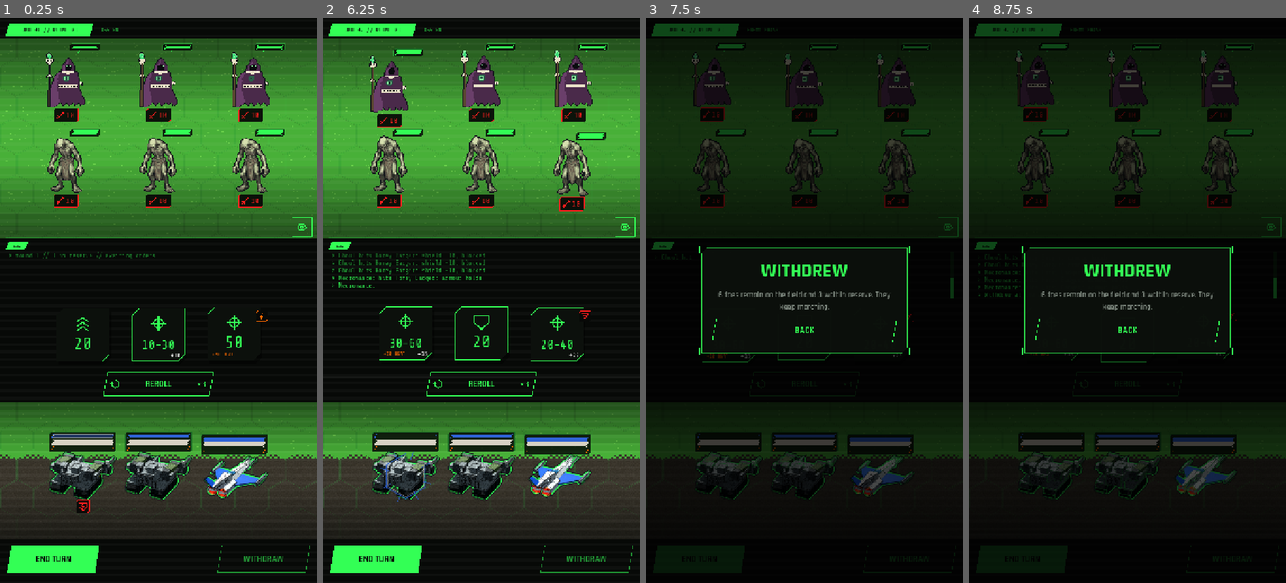
Above: before the commit, frames 1-4 (left to right).
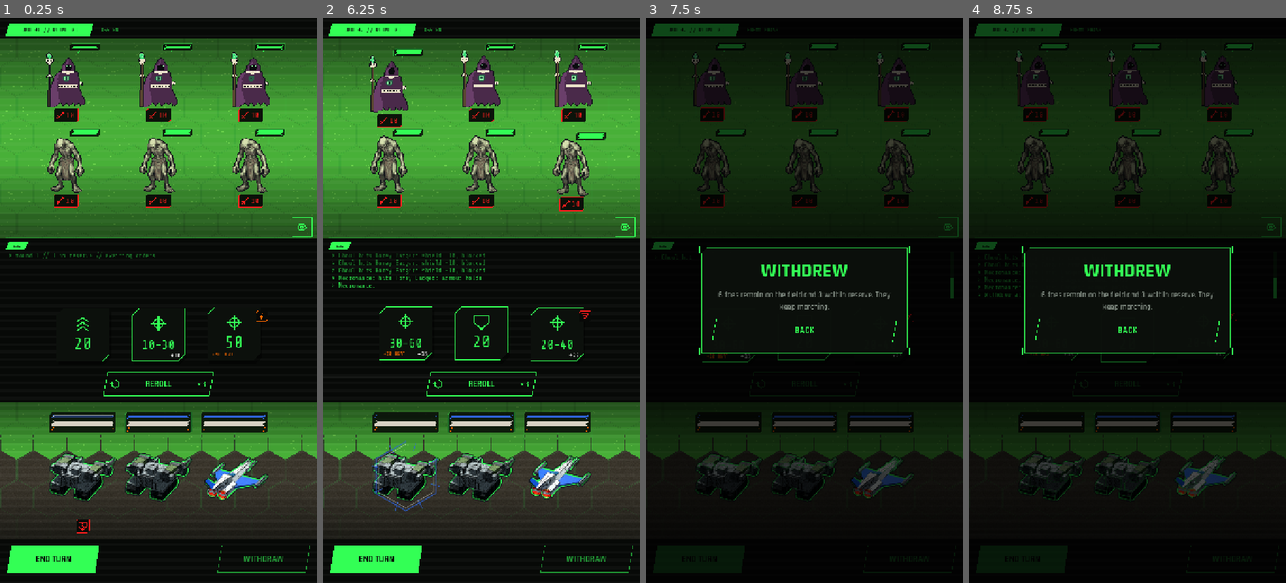
Above: after the commit, the same moments.

Repository: ryanjdmartin/riftgate
Game: Godot game, scene res://game/skirmish/skirmish_screen.tscn
The game is run twice, just before and just after one commit, with the same random seed, the same clock (stepped at 60 frames per second) and the same inputs. This scene is started directly instead of the project's main scene.
Inputs (mouse positions are in pixels of both pictures, inside the frame that each line leads up to):
- Up to frame 1 (0.25 s): no input
- Up to frame 2 (6.25 s): click (624, 227) at 0.5 s; click "REROLL" at 1.25 s; click "END TURN" at 2 s; click "WITHDRAW" at 2.75 s; click (624, 227) at 3.5 s; click "REROLL" at 4.25 s; click "END TURN" at 5 s; click "YES" at 5.75 s
- Up to frame 3 (7.5 s): click "WITHDRAW" at 6.5 s; click "YES" at 7.25 s
- Up to frame 4 (8.75 s): click (1270, 227) at 8 s

The runs differ from the first frame. In frame 1, 7.0% of the frame differs, in the area x 0-100%, y 69-92%; in frame 2, 7.3%, in the area x 0-100%, y 21-88%; in frame 3, 5.4%; in frame 4, 5.4%.

Commit message:
Skirmish: gauges and chips take the model's bounds once the view is ready, so they hug it on the harness path too; the seam sits higher and shows more of the machines' ground
Co-Authored-By: Claude Fable 5.1 <noreply@anthropic.com>

Diff:
--- a/game/skirmish/skirmish_screen.gd
+++ b/game/skirmish/skirmish_screen.gd
@@ -303,7 +303,12 @@
 			add_child(view)
 			_mech_3d[i] = view
 			v.sprite = view.texture
-			v.used_override = view.model_rect()   # hug the model by its framed bounds; never read the render back
+			# Hug the model by its framed bounds, never the render read back. The view frames
+			# its camera on ready, so the bounds are taken then (the screen is built before
+			# it enters the tree on the harness path; the mech views are ready with it).
+			view.ready.connect(func() -> void:
+				v.used_override = view.model_rect()
+				v.queue_redraw())
 			if look == "clean":
 				v.texture_filter = CanvasItem.TEXTURE_FILTER_LINEAR
 		_place(v, Vector2(cx - MECH_SIZE.x * 0.5, MECH_Y), MECH_SIZE)
--- a/game/ui/terrain_art.gd
+++ b/game/ui/terrain_art.gd
@@ -105,9 +105,10 @@
 		else:
 			ci.draw_rect(rect, Color(colour(terrain), 0.5))
 		if style == "seam":
-			# The other world down to a third of the band, then a dithered edge of cells
-			# where it and the tile trade places, the map's seam brought in close.
-			var seam := rect.position.y + rect.size.y * 0.34
+			# The other world down to a fifth of the band, then a dithered edge of cells
+			# where it and the tile trade places, the map's seam brought in close (Ryan, 22
+			# September: higher, so more of the machines' own ground shows).
+			var seam := rect.position.y + rect.size.y * 0.2
 			var cell := 6.0
 			var band := cell * 5.0
 			_overworld(ci, Rect2(rect.position, Vector2(rect.size.x, seam - rect.position.y)), terrain, seed_value, hex, frame)
